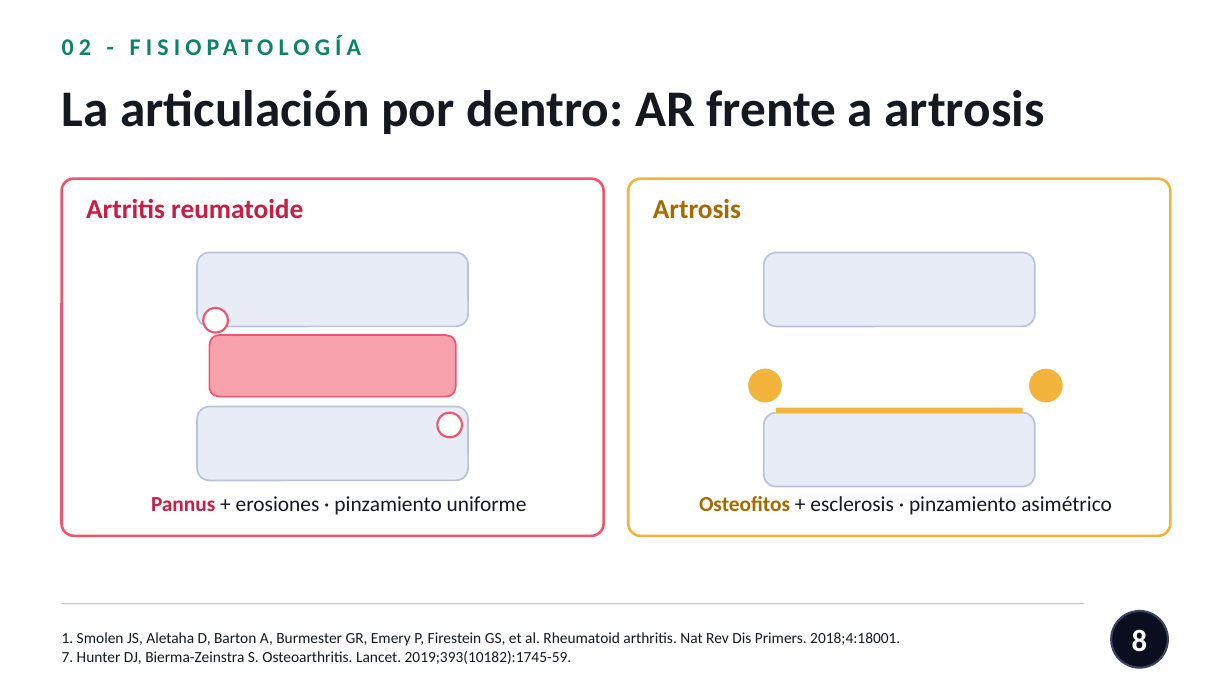
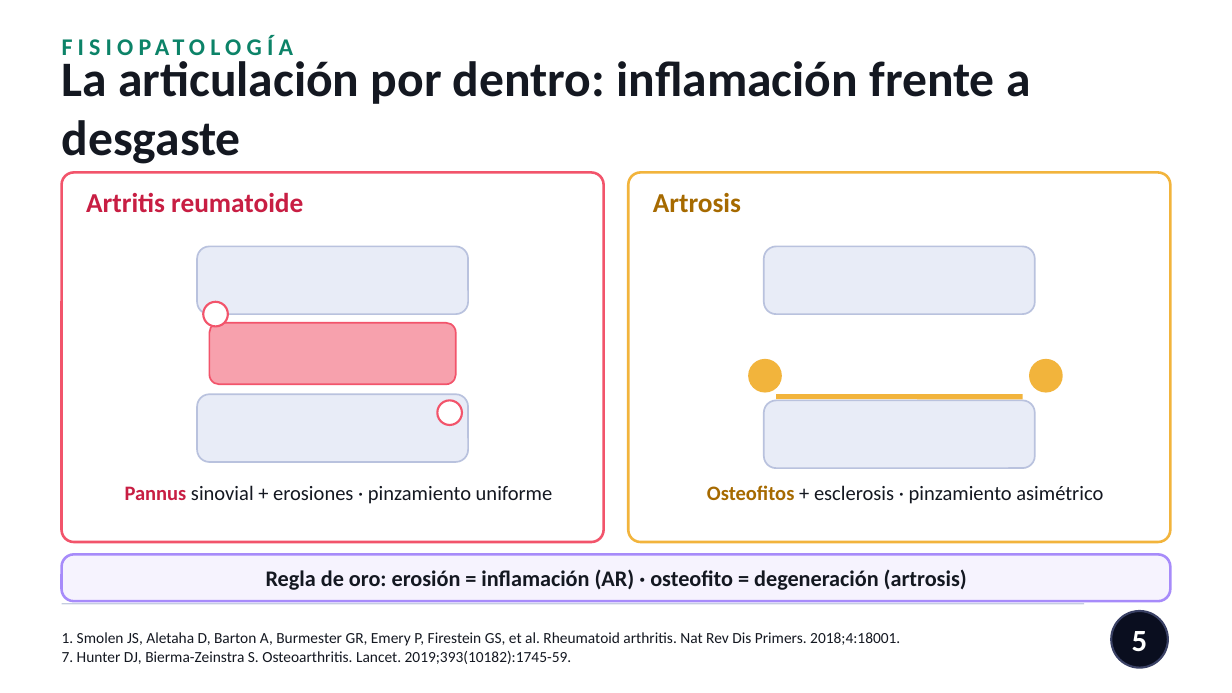
Before and after one commit to nestor120512/nes, a slide deck: slide 5 of Dx_AR_vs_artrosis.pptx (slide 8 before the commit). Drawn at 1232x693 pixels with LibreOffice and Linux fonts; fonts in the diff are those of the drawing. Boxes give left, top, right and bottom in pixels: in the first picture for what was removed or moved away, otherwise in the second. Text is boxed around its words. In the diff, an @@ line names an element or a change of style, - is before the commit and + after.

```diff
--- a/Dx_AR_vs_artrosis.pptx
+++ b/Dx_AR_vs_artrosis.pptx
@@ text at bbox=[62, 27, 1121, 64]: text changed @@
-02 - FISIOPATOLOGÍA
+FISIOPATOLOGÍA
@@ text at bbox=[62, 61, 1030, 164]: text changed; size 30 to 29 pt @@
-La articulación por dentro: AR frente a artrosis
+La articulación por dentro: inflamación frente a desgaste
@@ rounded rectangle: place and size @@
-rounded rectangle at bbox=[62, 179, 604, 536]
+rounded rectangle at bbox=[62, 172, 604, 542]
@@ rounded rectangle: place and size @@
-rounded rectangle at bbox=[628, 179, 1170, 536]
+rounded rectangle at bbox=[628, 172, 1170, 542]
@@ rounded rectangle: place and size @@
-rounded rectangle at bbox=[197, 253, 468, 326]
+rounded rectangle at bbox=[197, 246, 468, 314]
@@ rounded rectangle: place and size @@
-rounded rectangle at bbox=[764, 253, 1035, 326]
+rounded rectangle at bbox=[764, 246, 1035, 314]
@@ 2 texts, 1 ellipse: place and size @@
-2 texts, 1 ellipse at bbox=[86, 198, 741, 333]
+2 texts, 1 ellipse at bbox=[86, 192, 741, 326]
@@ 2 ellipses, 1 rounded rectangle: place and size @@
-2 ellipses, 1 rounded rectangle at bbox=[209, 335, 1062, 402]
+2 ellipses, 1 rounded rectangle at bbox=[209, 323, 1062, 392]
@@ rounded rectangle: place and size @@
-rounded rectangle at bbox=[197, 407, 468, 480]
+rounded rectangle at bbox=[197, 394, 468, 462]
@@ ellipse: place and size @@
-ellipse at bbox=[437, 413, 462, 437]
+ellipse at bbox=[437, 400, 462, 425]
@@ proportions changed in 6 elements at bbox=[62, 172, 604, 542], bbox=[628, 172, 1170, 542], bbox=[197, 246, 468, 314], bbox=[764, 246, 1035, 314], bbox=[197, 394, 468, 462], bbox=[764, 400, 1035, 468] @@
@@ rounded rectangle: place and size @@
-rounded rectangle at bbox=[764, 413, 1035, 487]
+rounded rectangle at bbox=[764, 400, 1035, 468]
@@ line moved from (776, 410) - (1023, 410) to (776, 397) - (1023, 397) @@
@@ text at bbox=[125, 485, 553, 504]: text changed; size 12.5 to 12 pt @@
-Pannus + erosiones · pinzamiento uniforme
+Pannus sinovial + erosiones · pinzamiento uniforme
@@ text "Osteofitos + esclerosis · pinzamiento ...": place and size @@
-text "Osteofitos + esclerosis · pinzamiento ..." at bbox=[699, 496, 1112, 515]
+text "Osteofitos + esclerosis · pinzamiento ..." at bbox=[707, 485, 1103, 504]
@@ text "Osteofitos + esclerosis · pinzamiento ..." at bbox=[707, 485, 1103, 504]: size 12.5 to 12 pt @@
@@ rounded rectangle added at bbox=[62, 554, 1170, 601], fill #A78BFA at 10% opacity, outline #A78BFA 1.5 pt @@
@@ text added at bbox=[266, 569, 967, 590], 13 pt, text #141821, bold @@
+Regla de oro: erosión = inflamación (AR) · osteofito = degeneración (artrosis)
@@ page number at bbox=[1132, 631, 1148, 652]: text changed @@
-8
+5
```
Also in this commit, not shown: 20 other slides changed, 1 slide added, 14 slides removed.
